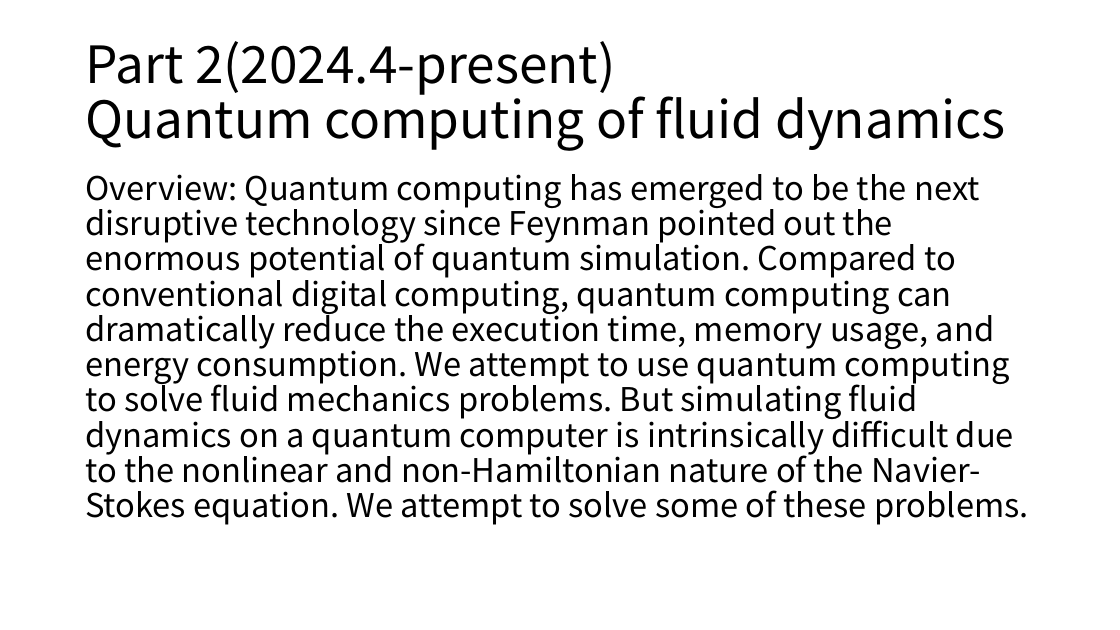
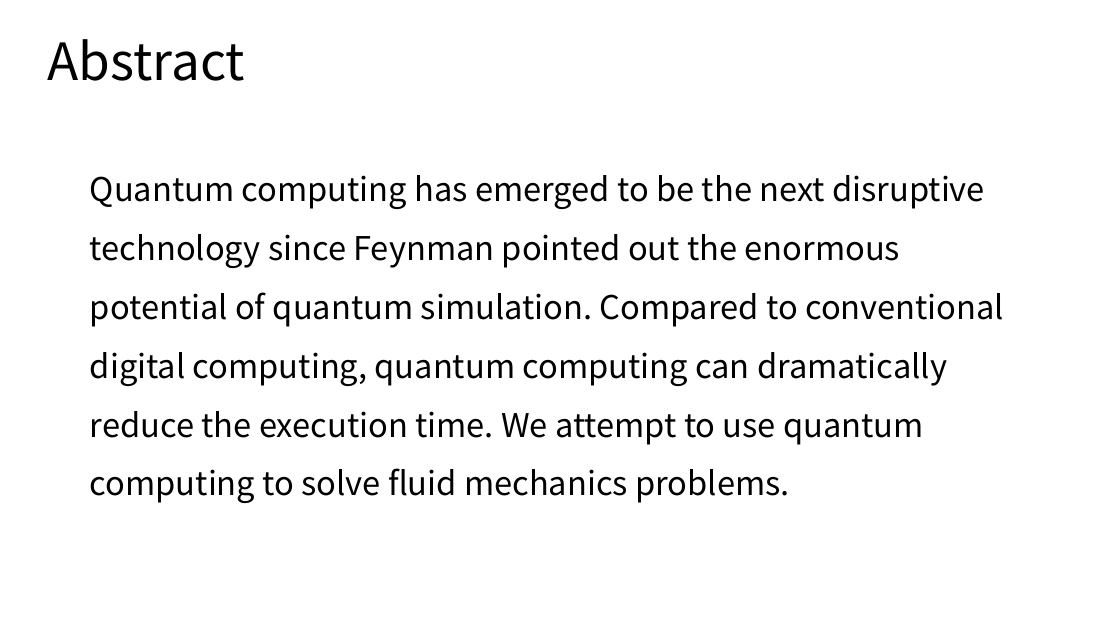
Before and after one commit to yangziang03/yangziang03.github.io, a slide deck: slide 2 of mypaper/thesis/Research2.pptx (slide 5 before the commit). Drawn at 1120x630 pixels with LibreOffice and Linux fonts; fonts in the diff are those of the drawing. Boxes give left, top, right and bottom in pixels: in the first picture for what was removed or moved away, otherwise in the second. Text is boxed around its words. In the diff, an @@ line names an element or a change of style, - is before the commit and + after.

```diff
--- a/mypaper/thesis/Research2.pptx
+++ b/mypaper/thesis/Research2.pptx
@@ title added at [48,39,246,81], 44 pt, text #000000 @@
+Abstract
@@ title removed at [85,41,1006,151] @@
-Part 2(2024.4-present)
-Quantum computing of fluid dynamics
@@ text at [90,175,1004,503]: text changed @@
-Overview: Quantum computing has emerged to be the next disruptive technology since Feynman pointed out the enormous potential of quantum simulation. Compared to conventional digital computing, quantum computing can dramatically reduce the execution time, memory usage, and energy consumption. We attempt to use quantum computing to solve fluid mechanics problems. But simulating fluid dynamics on a quantum computer is intrinsically difficult due to the nonlinear and non-Hamiltonian nature of the Navier-Stokes equation. We attempt to solve some of these problems.
+Quantum computing has emerged to be the next disruptive technology since Feynman pointed out the enormous potential of quantum simulation. Compared to conventional digital computing, quantum computing can dramatically reduce the execution time. We attempt to use quantum computing to solve fluid mechanics problems.
```
Also in this commit, not shown: 1 other slide changed, 5 slides added, 5 slides removed, 1 other file.
